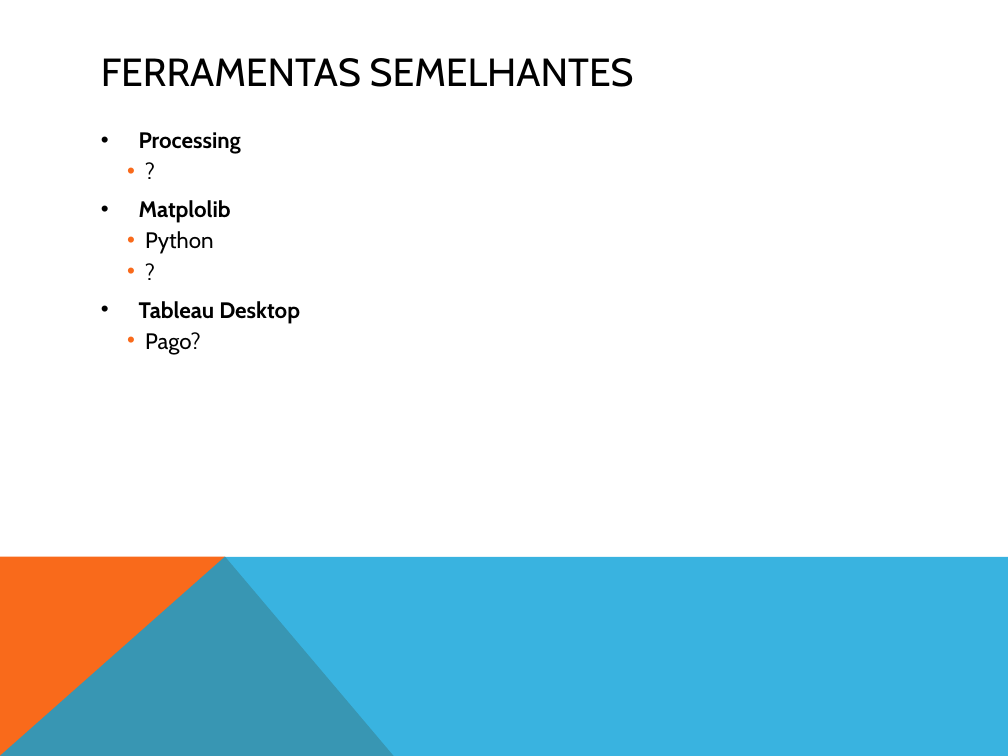
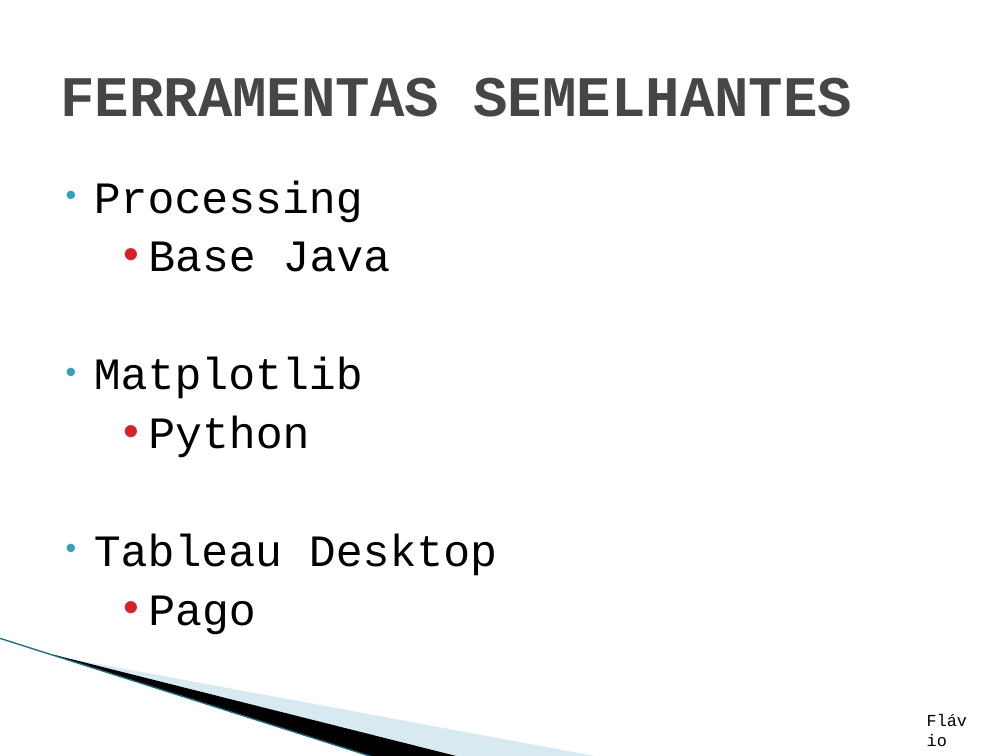
Before and after one commit to WeslleySanto/UNIP-CC, a slide deck: slide 12 of TCC/apresentação-tcc.pptx. Drawn at 1008x756 pixels with LibreOffice and Linux fonts; fonts in the diff are those of the drawing; background and template pictures are left out. Boxes give left, top, right and bottom in pixels: in the first picture for what was removed or moved away, otherwise in the second. Text is boxed around its words. In the diff, an @@ line names an element or a change of style, - is before the commit and + after.

```diff
--- a/TCC/apresentação-tcc.pptx
+++ b/TCC/apresentação-tcc.pptx
@@ title "FERRAMENTAS SEMELHANTES": place and size @@
-title "FERRAMENTAS SEMELHANTES" at (101,58,634,87)
+title "FERRAMENTAS SEMELHANTES" at (60,77,852,117)
@@ title "FERRAMENTAS SEMELHANTES" at (60,77,852,117): size 28 to 41 pt, font Cabin to Courier New, text colour #000000 to #464646, bold on @@
@@ text at (94,181,497,635): paragraph removed @@
-    • ?
@@ text "Processing": place and size @@
-text "Processing" at (139,132,300,355)
+text "Processing" at (94,181,497,635)
@@ text at (94,181,497,576): size 16 to 32 pt, font Cabin to Courier New in "Processing", "Python", "Tableau Desktop"; bold off in "Processing", "Tableau Desktop"; indent changed; less space between paragraphs; bullet colour #F96A1B to #DA1F28 @@
@@ text at (94,241,391,399): text changed; size 16 to 32 pt; font Cabin to Courier New; bold off @@
-    • ?
-• Matplolib
+    • Base Java
+• Matplotlib
@@ freeform shape removed at (0,556,1008,756) @@
@@ text at (148,595,256,635): text changed; size 16 to 32 pt; font Cabin to Courier New @@
-    • Pago?
+    • Pago
@@ line added from (0, 638) to (374, 756), #97C5D8 0.95 pt @@
@@ freeform shape: place and size @@
-freeform shape at (0,556,394,756)
+freeform shape at (53,654,461,756)
@@ freeform shape at (53,654,461,756): fill #F96A1B to #000000 @@
@@ freeform shape added at (55,655,600,756), fill #A0CBDC at 40% opacity @@
@@ text added at (916,705,984,735), 12 pt, text #000000 @@
+Flávio
```
Also in this commit, not shown: 16 other slides changed, 6 slides added, 1 slide removed.
